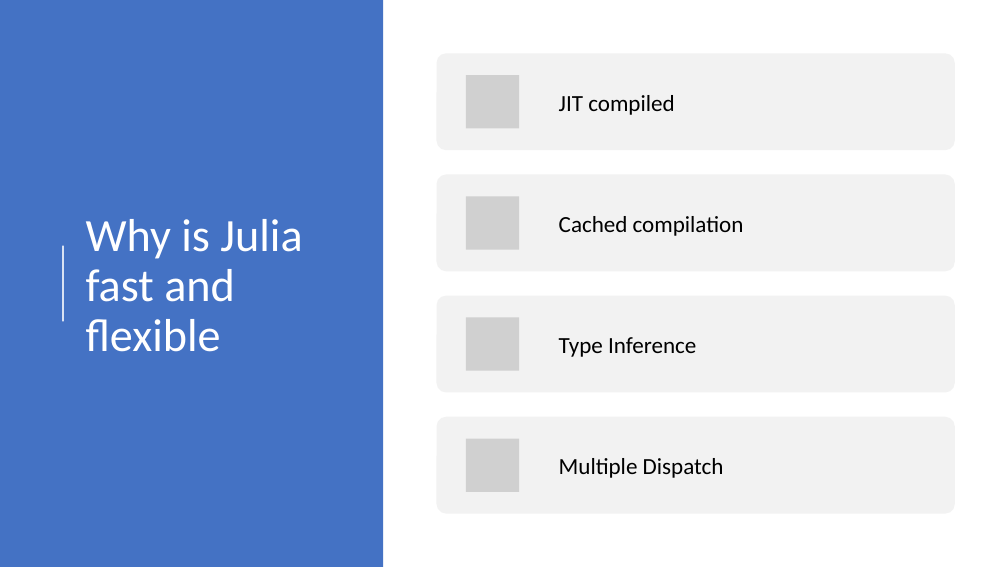
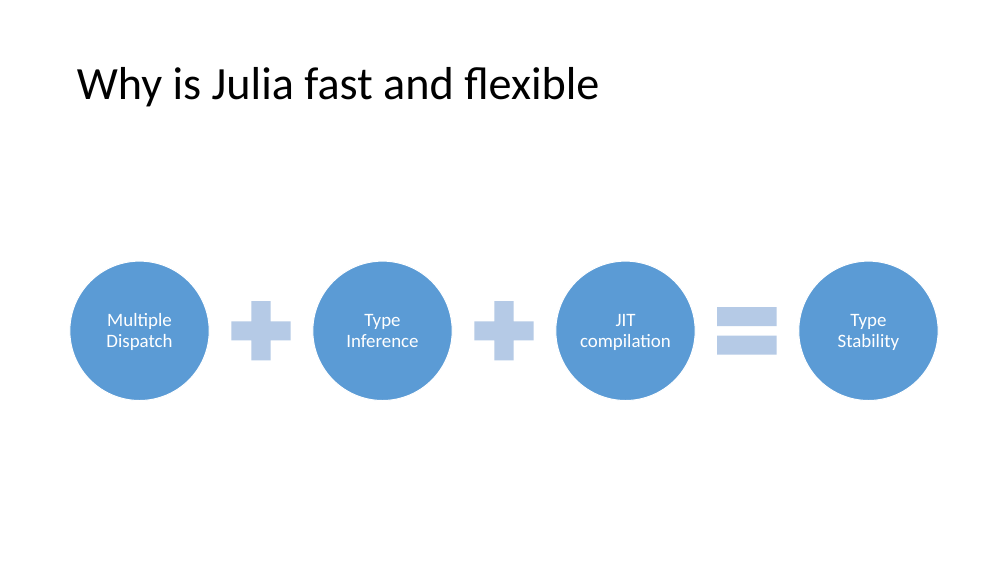
Before and after one commit to senresearch/julia-intro-docs, a slide deck: slide 8 of notebooks/xiaoqi-why-julia-fast.pptx (slide 7 before the commit). Drawn at 1008x567 pixels with LibreOffice and Linux fonts; fonts in the diff are those of the drawing; grey boxes stand for pictures. Boxes give left, top, right and bottom in pixels: in the first picture for what was removed or moved away, otherwise in the second. Text is boxed around its words. In the diff, an @@ line names an element or a change of style, - is before the commit and + after.

```diff
--- a/notebooks/xiaoqi-why-julia-fast.pptx
+++ b/notebooks/xiaoqi-why-julia-fast.pptx
@@ rectangle removed at (0, 0, 383, 567) @@
@@ title "Why is Julia fast and ...": place and size @@
-title "Why is Julia fast and ..." at (86, 219, 302, 352)
+title "Why is Julia fast and ..." at (70, 30, 939, 140)
@@ title "Why is Julia fast and ..." at (70, 30, 939, 140): text colour #FFFFFF to #000000 @@
@@ line removed from (63, 321) to (63, 246) @@
@@ text "Multiple Dispatch" at (106, 313, 172, 350): size 22 to 18 pt, text colour #000000 to #FFFFFF; alignment left to centre; line spacing 1 to 0.9; less space between paragraphs @@
@@ text "Multiple Dispatch": place and size @@
-text "Multiple Dispatch" at (559, 458, 724, 478)
+text "Multiple Dispatch" at (106, 313, 172, 350)
@@ text "Type Inference": place and size @@
-text "Type Inference" at (559, 337, 696, 357)
+text "Type Inference" at (346, 314, 418, 347)
@@ text "Type Inference" at (346, 314, 418, 347): size 22 to 18 pt, text colour #000000 to #FFFFFF; alignment left to centre; line spacing 1 to 0.9; less space between paragraphs @@
@@ group added at (70, 261, 938, 400): 4 ellipses, 2 plus signs, 2 texts, 1 math equal @@
+JIT compilation
+Type Stability
@@ group removed at (436, 54, 955, 513): 4 rounded rectangles, 4 pictures, 2 texts @@
-JIT compiled
-Cached compilation
```
Also in this commit, not shown: 6 other slides changed, 1 slide added.
